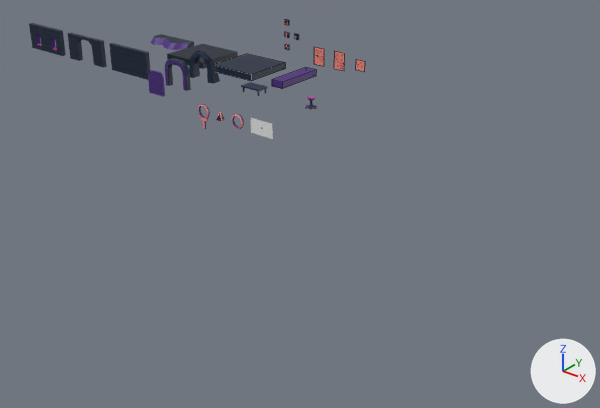
What one commit did to the Blender file blender/assets.blend.
The view is the same before and after, from a 50 mm lens placed at (84.4, -92.9, 36.6), pointed at (25.8, -19.6, -8.8). Lighting does not change. The marker at lower right points along +X, +Y and +Z. Mesh edges are drawn as thin lines on the coarser meshes.

Objects in the first picture: 'connector', 'doorframe', 'doorframe_2', 'platform', 'platform_brick', 'wall_brick_1', 'wall_brick_2', 'wall_brick_3'.
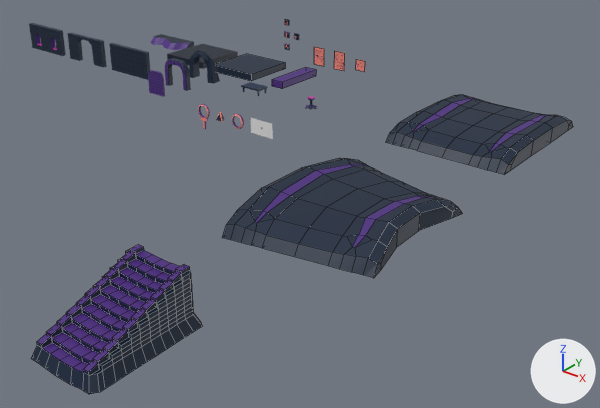
The change in detail:
Picture 'colors.png.015' (img_colors_png_015) is new.
Material 'shared_material.001' (mat_shared_material_001) is new.
Its texture is img_colors_png_015.
Mesh me_cube_016 is new.
It has 574 vertices, 572 faces and spans x -3.77..3.91, y -5.67..5.83, z -1.0..4.24.
It uses material mat_shared_material (picture img_colors_png).
Mesh me_cube_004 is new.
It has 146 vertices, 146 faces and spans x -8.4..9.3, y -11.3..11.7, z -1.0..1.4.
It uses material mat_shared_material_001 (picture img_colors_png_015).
Mesh me_cube_001 is new.
It has 146 vertices, 146 faces and spans x -8.1..8.1, y -10.0..10.0, z -1.0..1.4.
It uses material mat_shared_material (picture img_colors_png).
Object 'staircase_1' (ob_staircase_1) is new; it shows me_cube_016.
Its location is (40.0, -60.0, 0.0).
Object 'ground_2' (ob_ground_2) is new; it shows me_cube_004.
Its location is (40.0, -30.0, -1.0).
Object 'ground_1' (ob_ground_1) is new; it shows me_cube_001.
Its location is (40.0, 0.0, -1.0).

Changed parts and their boxes [x1, y1, x2, y2] in the pictures (600 x 408 px):
'ground_2', added (blue): after [222, 158, 463, 278]
'staircase_1', added: after [31, 245, 202, 394]
'ground_1', added (blue): after [386, 94, 573, 175]
